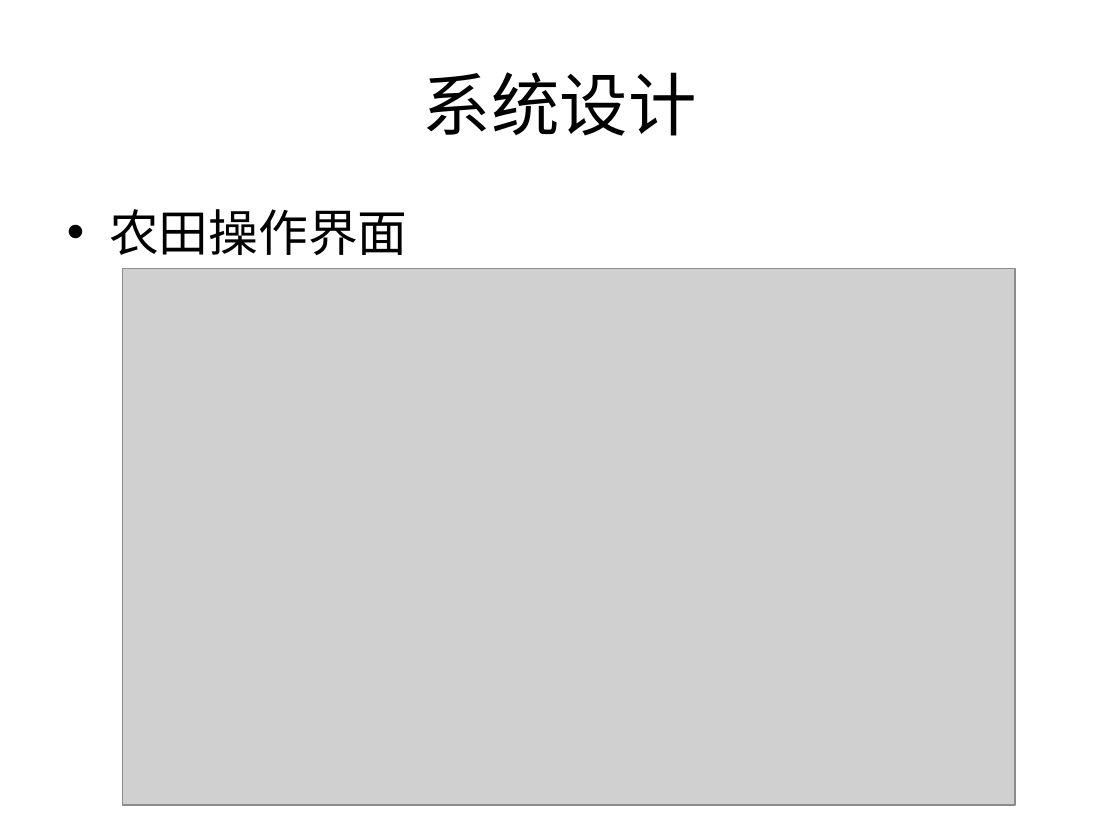
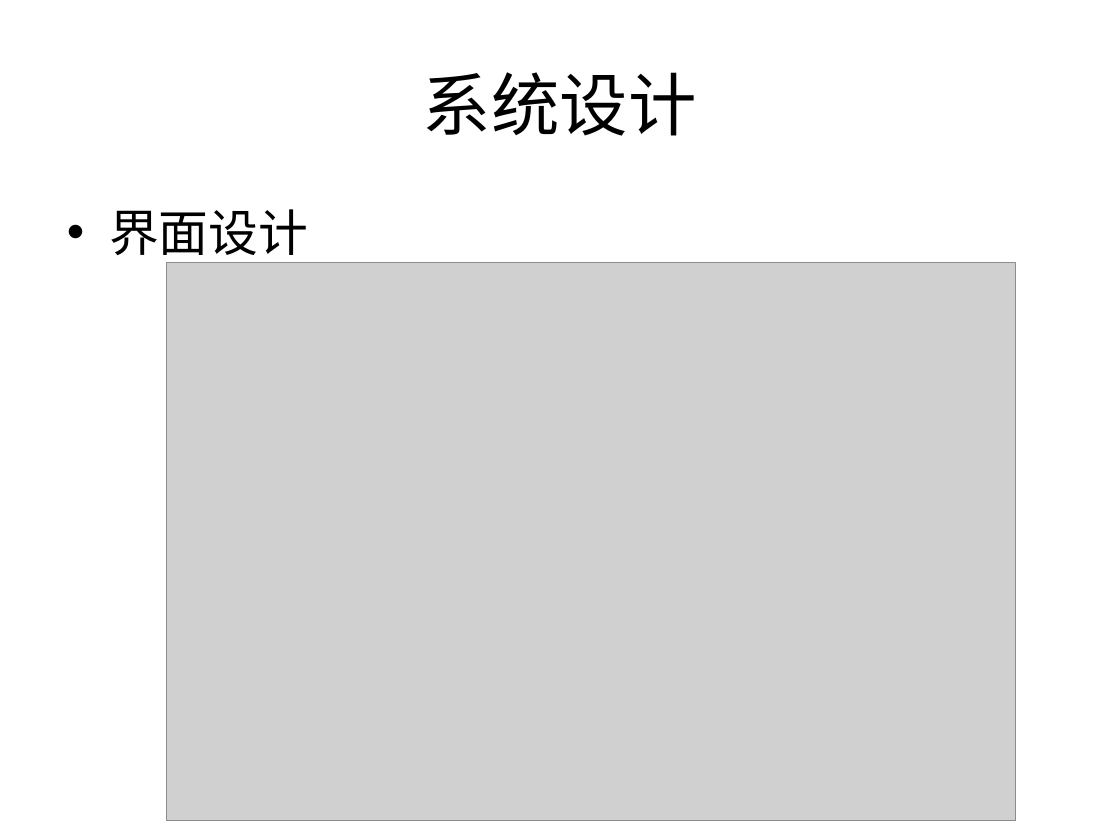
Before and after one commit to Nookleptia/qianmen3d, a slide deck: slide 38 of 毕设文件/毕设提纲.ppt (slide 36 before the commit). Drawn at 1120x840 pixels with LibreOffice and Linux fonts; fonts in the diff are those of the drawing; grey boxes stand for pictures. Boxes give left, top, right and bottom in pixels: in the first picture for what was removed or moved away, otherwise in the second. Text is boxed around its words. In the diff, an @@ line names an element or a change of style, - is before the commit and + after.

```diff
--- a/毕设文件/毕设提纲.ppt
+++ b/毕设文件/毕设提纲.ppt
@@ text at (x1=109, y1=209, x2=308, y2=264): text changed @@
-• 农田操作界面
+• 界面设计
@@ picture resized from (x1=122, y1=269, x2=1015, y2=805) to (x1=166, y1=262, x2=1016, y2=820) @@
```
Also in this commit, not shown: 8 other slides changed, 2 slides added, 3 other files.
